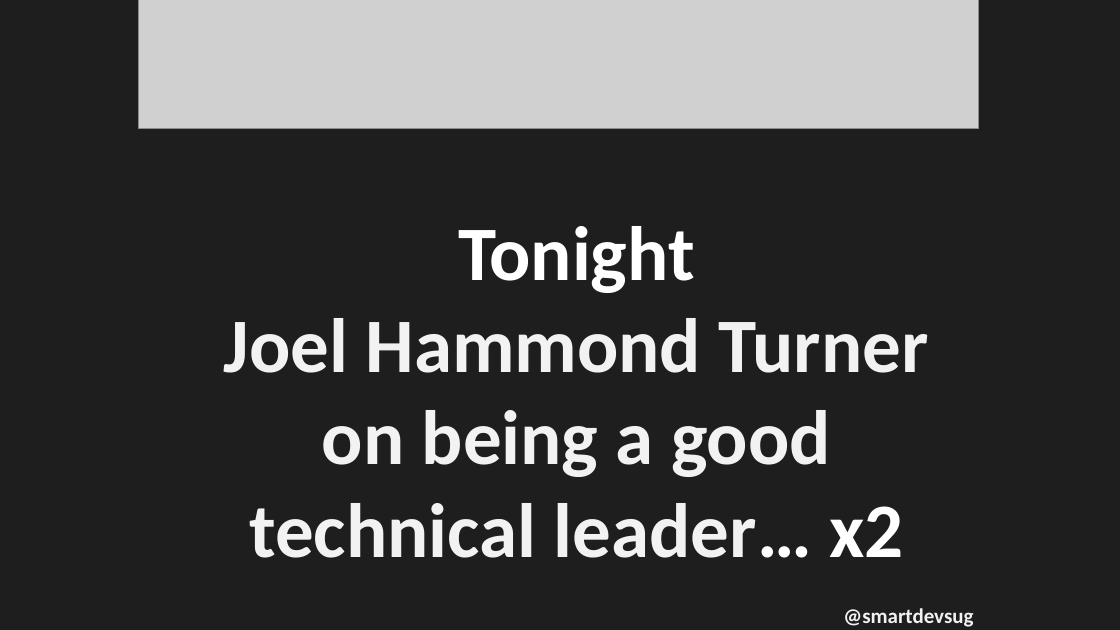
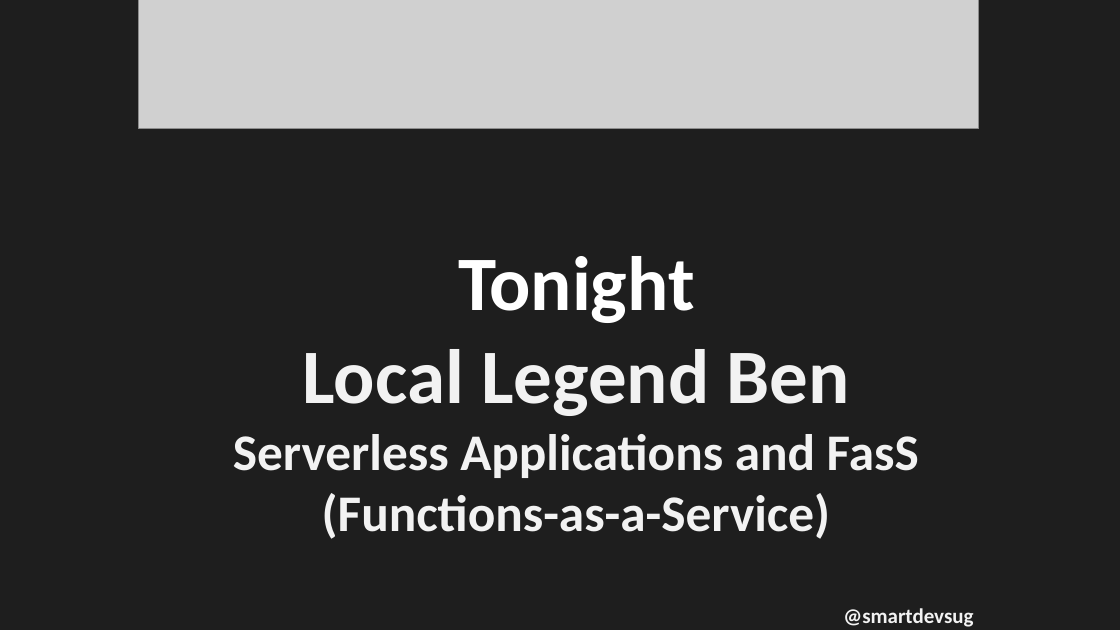
Before and after one commit to rippo/smartdevs, a slide deck: slide 7 of WelcomePresentation-SmartDevs.pptx. Drawn at 1120x630 pixels with LibreOffice and Linux fonts; fonts in the diff are those of the drawing; grey boxes stand for pictures. Boxes give left, top, right and bottom in pixels: in the first picture for what was removed or moved away, otherwise in the second. Text is boxed around its words. In the diff, an @@ line names an element or a change of style, - is before the commit and + after.

```diff
--- a/WelcomePresentation-SmartDevs.pptx
+++ b/WelcomePresentation-SmartDevs.pptx
@@ text at [233, 256, 919, 539]: text changed; size 66 to 44 pt @@
-Tonight
-Joel Hammond Turner on being a good technical leader… x2
+Tonight
+Local Legend Ben
+Serverless Applications and FasS (Functions-as-a-Service)
```
Also in this commit, not shown: 1 other slide changed.
